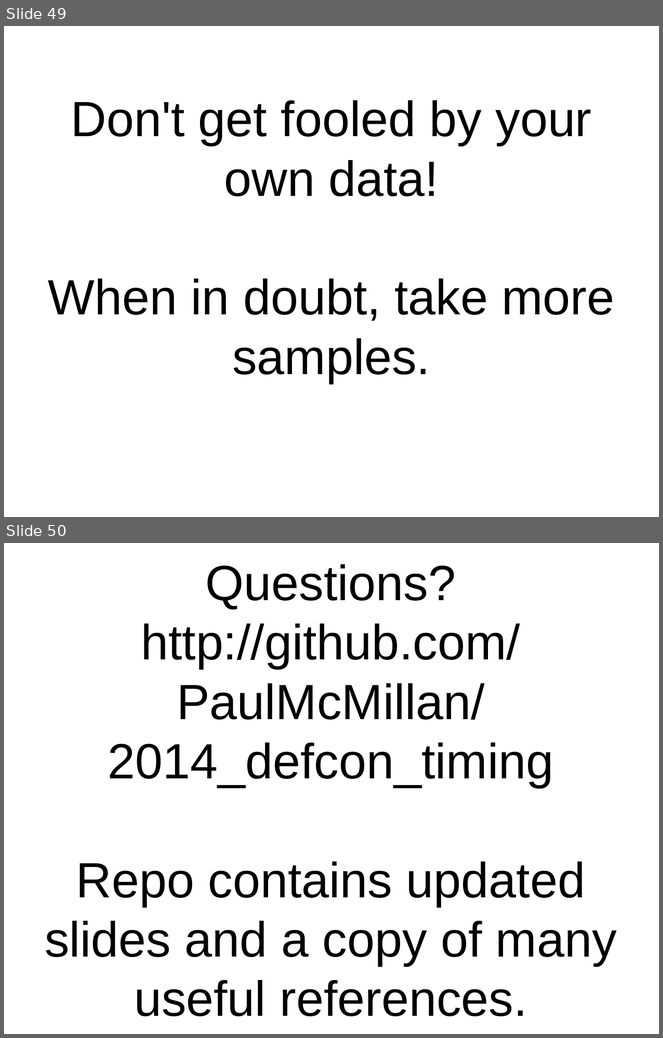
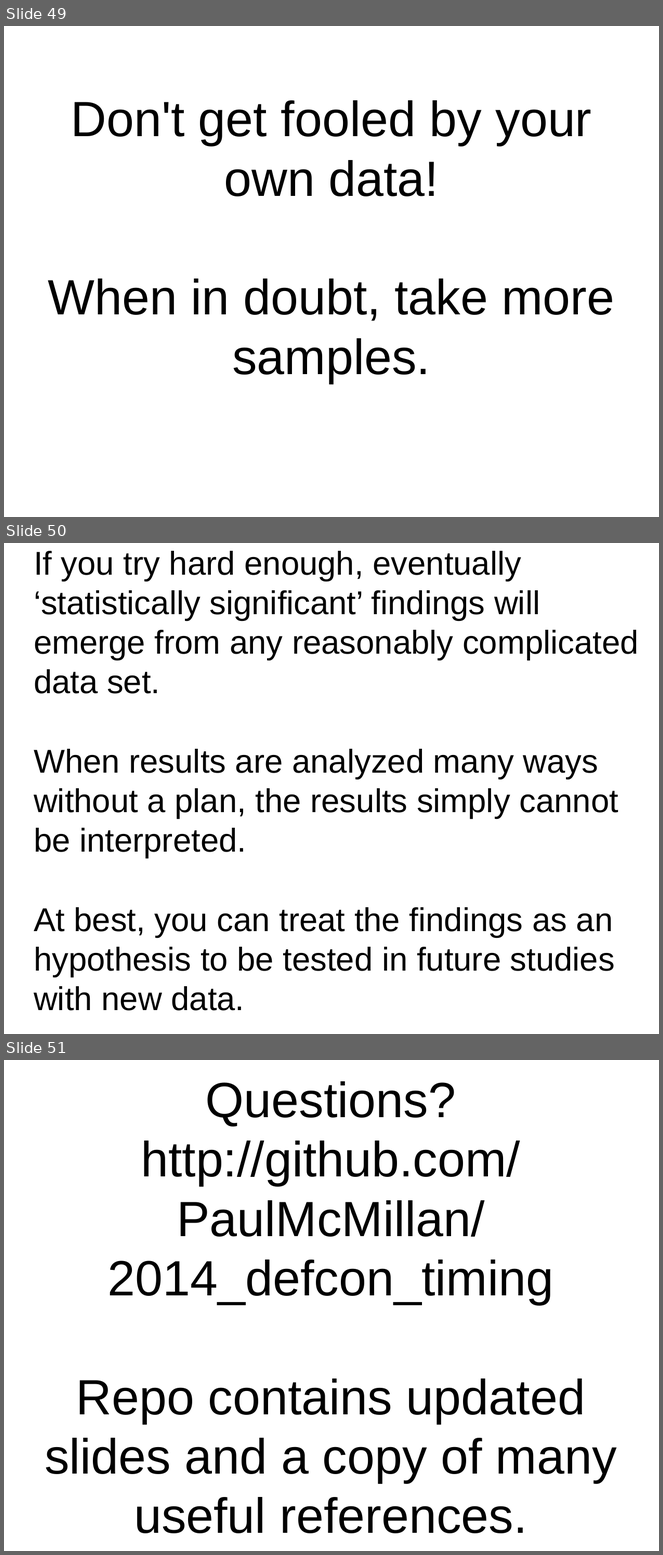
Before and after one commit to PaulMcMillan/2014_defcon_timing, a slide deck: preso/mcmillan_timing_attacks_2014_defcon.odp. Shown one above the other, each under a label of ours: slides 49 and 50 before the commit, slides 49, 50 and 51 after it. The pictures are 663x1038 and 663x1555 pixels, drawn with LibreOffice and Linux fonts; fonts in the diff are those of the drawing. Boxes give left, top, right and bottom in pixels: in the first picture for what was removed or moved away, otherwise in the second. Text is boxed around its words. In the diff, an @@ line names an element or a change of style, - is before the commit and + after.

```diff
--- a/preso/mcmillan_timing_attacks_2014_defcon.odp
+++ b/preso/mcmillan_timing_attacks_2014_defcon.odp
@@ slide 50 added at box(4, 543, 659, 1034), background #FFFFFF @@
@@ subtitle added at box(34, 551, 639, 1011), 40 pt, text #000000 @@
+If you try hard enough, eventually ‘statistically significant’ findings will emerge from any reasonably complicated data set.
+When results are analyzed many ways without a plan, the results simply cannot be interpreted.
+At best, you can treat the findings as an hypothesis to be tested in future studies with new data.
@@ what was slide 50 is now slide 51 @@
```
Also in this commit, not shown: 12 other files.
